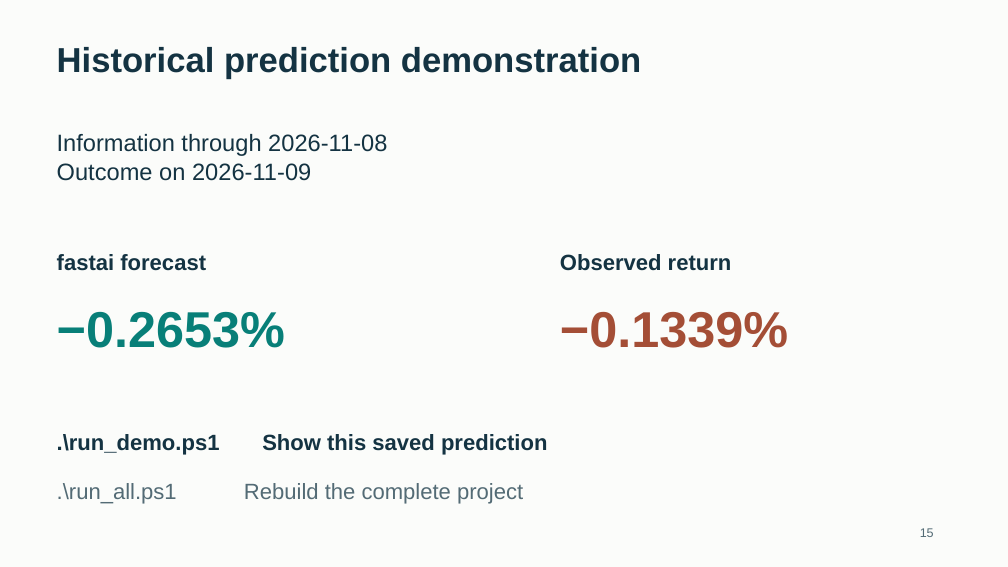
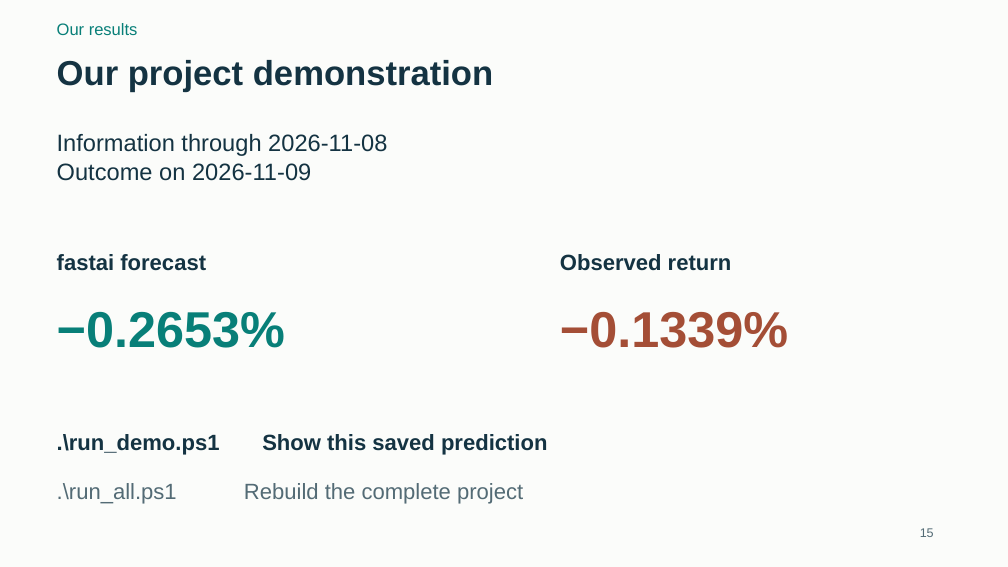
Before and after one commit to Darshansg76/Team12-Nifty-Commodities-Return-Prediction, a slide deck: slide 15 of deliverables/Team_12_Presentation.pptx. Drawn at 1008x567 pixels with LibreOffice and Linux fonts; fonts in the diff are those of the drawing. Boxes give left, top, right and bottom in pixels: in the first picture for what was removed or moved away, otherwise in the second. Text is boxed around its words. In the diff, an @@ line names an element or a change of style, - is before the commit and + after.

```diff
--- a/deliverables/Team_12_Presentation.pptx
+++ b/deliverables/Team_12_Presentation.pptx
@@ text added at <box>57,23,138,35</box>, 15.8 pt, text #087F78 @@
+Our results
@@ text at <box>57,60,493,92</box>: text changed @@
-Historical prediction demonstration
+Our project demonstration
```
Also in this commit, not shown: 12 other slides changed, 3 slides added, 3 slides removed, 5 other files.
